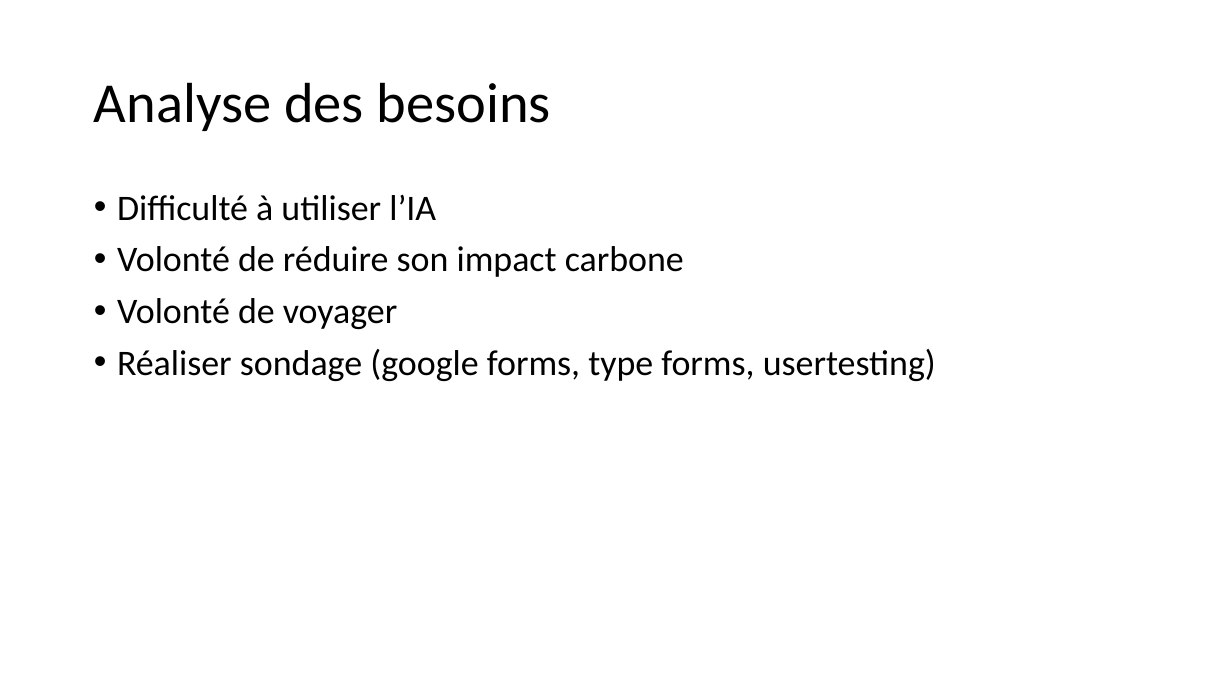
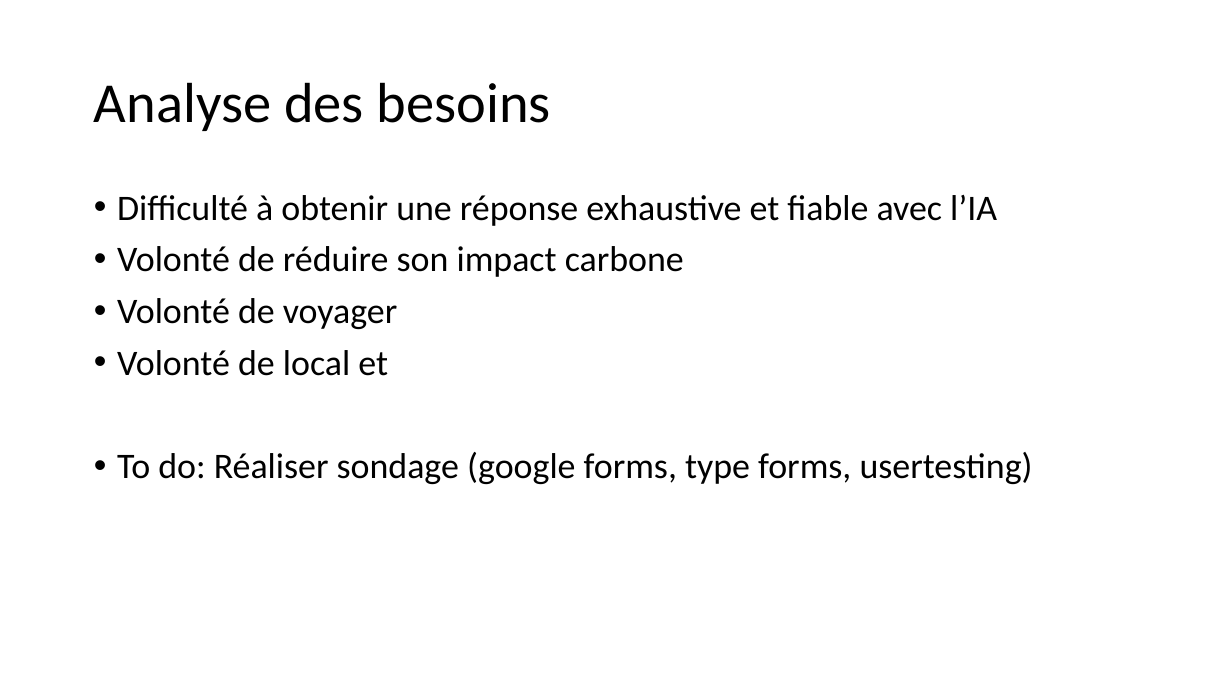
Before and after one commit to Quentin-Piot/eco-planner, a slide deck: slide 2 of Gestion de projet/Analyse Eco-Planner.pptx. Drawn at 1232x693 pixels with LibreOffice and Linux fonts; fonts in the diff are those of the drawing. Boxes give left, top, right and bottom in pixels: in the first picture for what was removed or moved away, otherwise in the second. Text is boxed around its words. In the diff, an @@ line names an element or a change of style, - is before the commit and + after.

```diff
--- a/Gestion de projet/Analyse Eco-Planner.pptx
+++ b/Gestion de projet/Analyse Eco-Planner.pptx
@@ text at (117, 194, 997, 226): text changed @@
-• Difficulté à utiliser l’IA
+• Difficulté à obtenir une réponse exhaustive et fiable avec l’IA
@@ text at (117, 350, 1033, 484): text changed @@
-• Réaliser sondage (google forms, type forms, usertesting)
+• Volonté de local et
+• To do: Réaliser sondage (google forms, type forms, usertesting)
```
Also in this commit, not shown: 1 other slide changed, 2 slides added, 14 other files.
